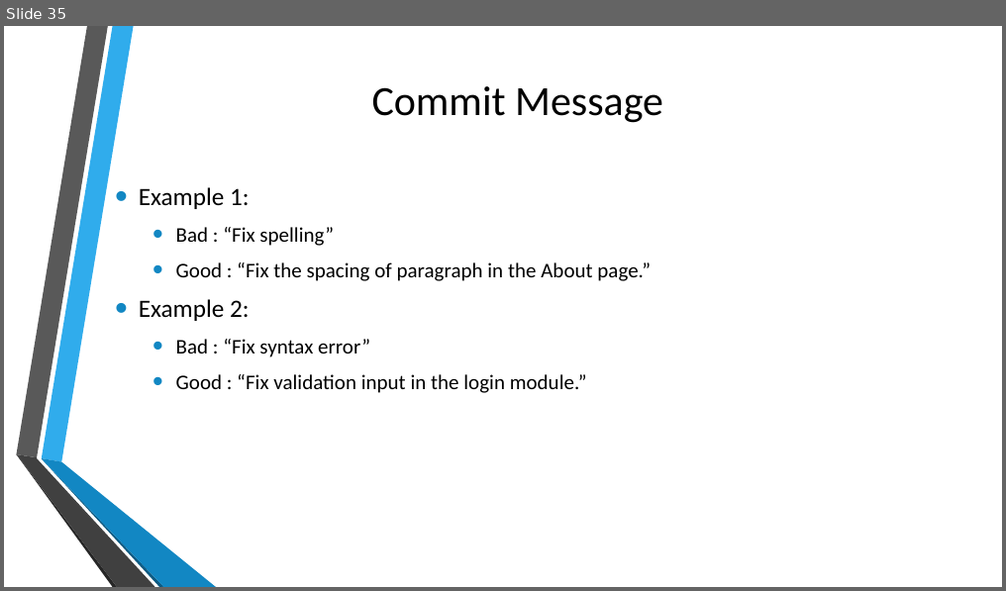
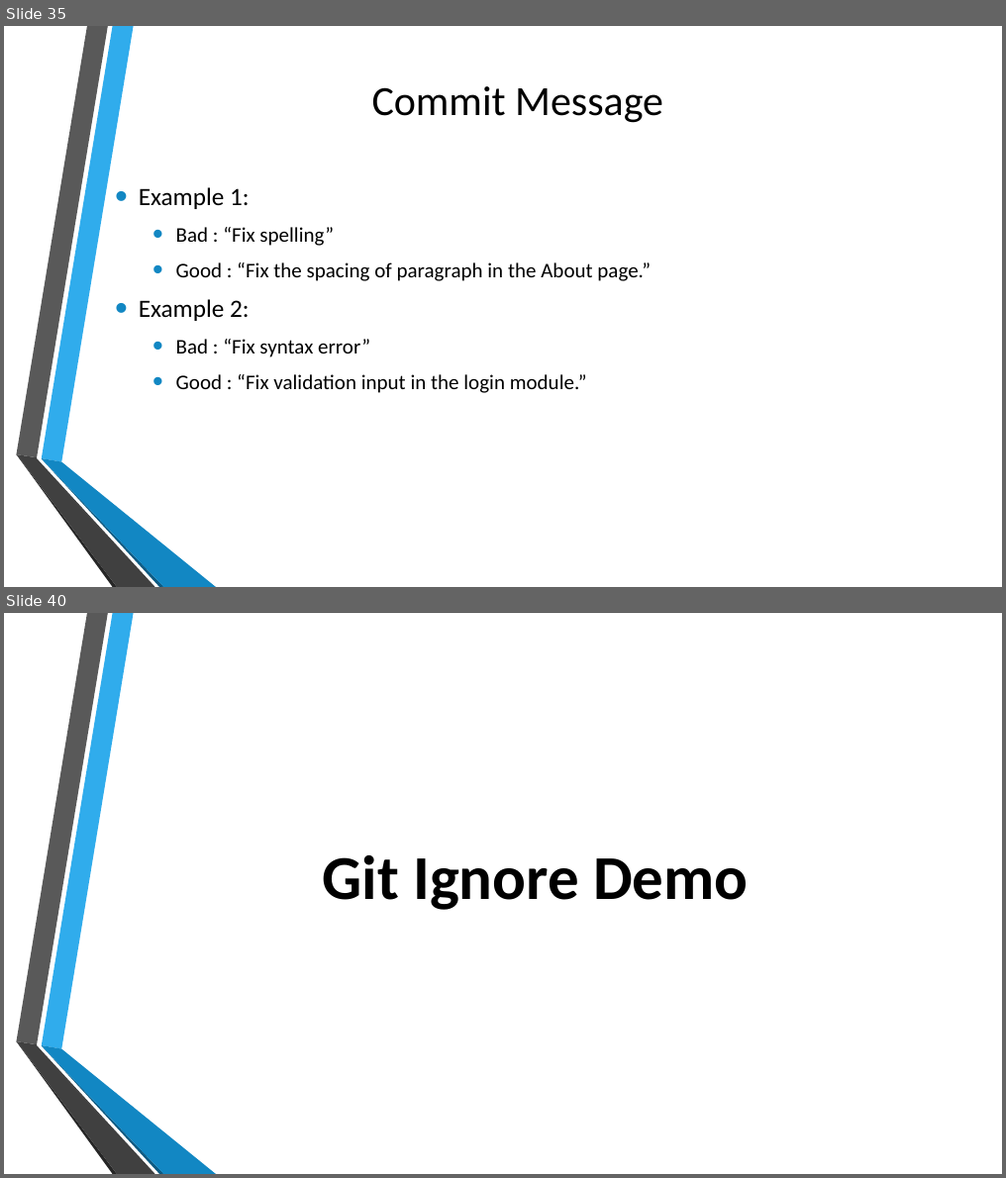
Before and after one commit to errol20/GitPPT, a slide deck: Version Control using Git.pptx. Shown one above the other, each under a label of ours: slide 35 before the commit, slides 35 and 40 after it; the slides between them are not shown. The pictures are 1006x591 and 1006x1178 pixels, drawn with LibreOffice and Linux fonts; fonts in the diff are those of the drawing; background and template pictures are left out. Boxes give left, top, right and bottom in pixels: in the first picture for what was removed or moved away, otherwise in the second. Text is boxed around its words. In the diff, an @@ line names an element or a change of style, - is before the commit and + after.

```diff
--- a/Version Control using Git.pptx
+++ b/Version Control using Git.pptx
@@ slide 40 added at (x1=4, y1=613, x2=1002, y2=1174), background picture (left out); not listed: 6 template elements that a slide beside it also shows @@
@@ text added at (x1=323, y1=855, x2=747, y2=910), 60 pt, text #000000, bold @@
+Git Ignore Demo
```
Also in this commit, not shown: 7 other slides added.
